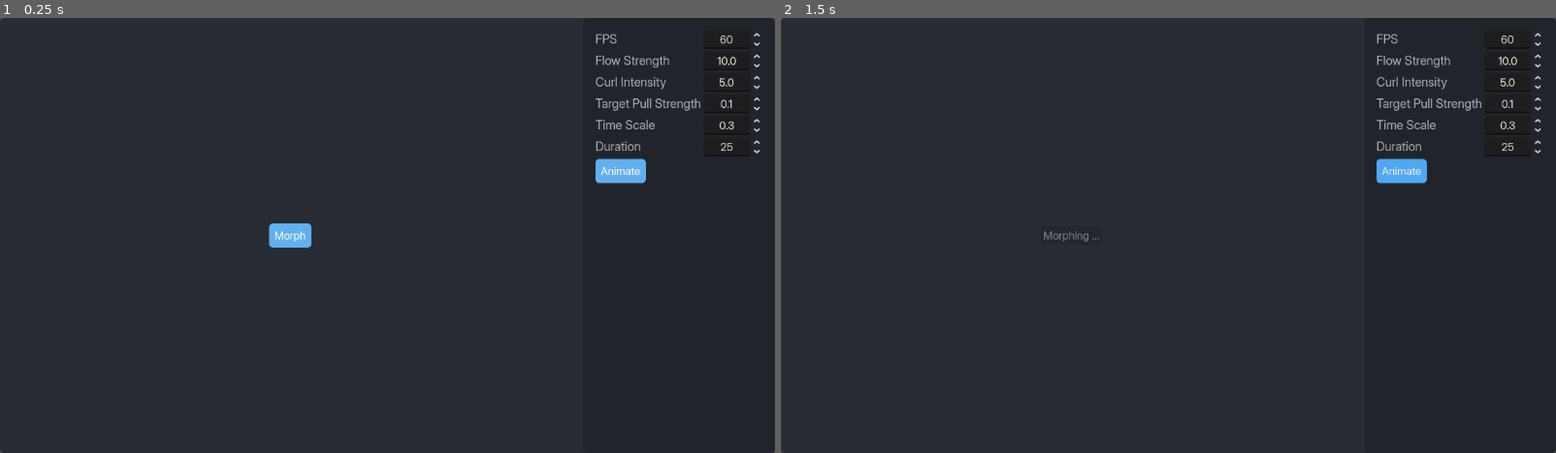
Above: before the commit, frames 1-2 (left to right).
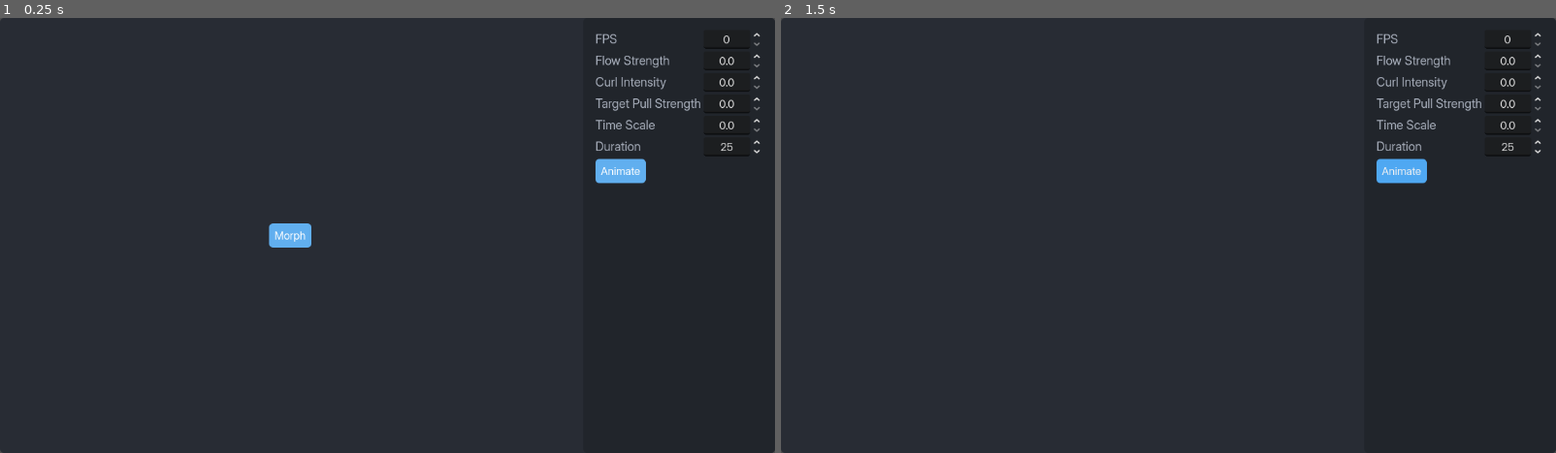
Above: after the commit, the same moments.

Repository: SinaMajdieh/colovaria
Game: Godot game, scene res://scenes/main.tscn
Same seed, same stepped clock (60 frames per second), same inputs: the game is played once before the commit and once after it.
Inputs:
- Up to frame 1 (0.25 s): no input
- Up to frame 2 (1.5 s): click "Morph" at 0.5 s; click "Animate" at 1.25 s

The runs differ from the first frame. In frame 1, 0.1% of the frame differs, in the area x 92-99%, y 4-27%; in frame 2, 0.2%, in the area x 33-99%, y 4-52%.
Error before the commit: Invalid access to property or key 'positions' on a base object of type 'Nil'. (res://scripts/main.gd:47)
Error after the commit: Attempt to call function 'get_image' in base 'null instance' on a null instance. (res://scripts/main.gd:23)

Commit message:
More images

Diff:
--- a/scenes/main.tscn
+++ b/scenes/main.tscn
@@ -14,8 +14,8 @@
 size_flags_vertical = 3
 theme_type_variation = &"bg_base"
 script = ExtResource("1_0xm2m")
-source_path = "uid://dv0i33j2tq6l"
-target_path = "uid://br2nbgc016xo5"
+source_path = "uid://cuwvuo43mlsmb"
+target_path = "uid://doa7pbtoqxdku"
 display = NodePath("HBoxContainer/Control/AnimatedPixelDisplay")
 flow_field_panel = NodePath("HBoxContainer/AnimationPanel")
 morph_button = NodePath("HBoxContainer/Control/Morph")
--- a/scripts/animations/strategy/gpu_flow_field_strategy.gd
+++ b/scripts/animations/strategy/gpu_flow_field_strategy.gd
@@ -24,9 +24,9 @@
 
 @export var animation_fps: int = 60
 @export var flow_strength: float = 10.0
-@export var curl_intensity: float = 5.0
+@export var curl_intensity: float = 1.0
 @export var target_pull_strength: float = 0.1
-@export var time_scale: float = 0.3
+@export var time_scale: float = 0.8
 
 var animation_time: float = 0.0
 
--- a/unit_tests/test_pixel_rearranger/test_pixel_rearranger.tscn
+++ b/unit_tests/test_pixel_rearranger/test_pixel_rearranger.tscn
@@ -10,8 +10,8 @@
 grow_horizontal = 2
 grow_vertical = 2
 script = ExtResource("1_p6to4")
-source_path = "uid://8cmosdm1ov1b"
-target_path = "uid://bj2it6ge4dx8y"
+source_path = "uid://b5kjxotm7rl73"
+target_path = "uid://bksedx3u0k31s"
 texture_rect = NodePath("TextureRect")
 
 [node name="TextureRect" type="TextureRect" parent="."]
Not shown, added: assets/images/2K/1302542.png.import
Not shown, added: assets/images/2K/image_0003.png.import
Not shown, added: assets/images/2K/image_0004.png.import
Not shown, added: assets/images/6k/image_001.jpg.import
Not shown, added: assets/images/6k/image_002.jpg.import
Not shown, changed: scripts/Shaders/flow_field_particles.glsl.import
Not shown, added: assets/images/2K/1302542.png
Not shown, added: assets/images/2K/image_0003.png
Not shown, added: assets/images/2K/image_0004.png
Not shown, added: assets/images/6k/image_001.jpg
Not shown, added: assets/images/6k/image_002.jpg
